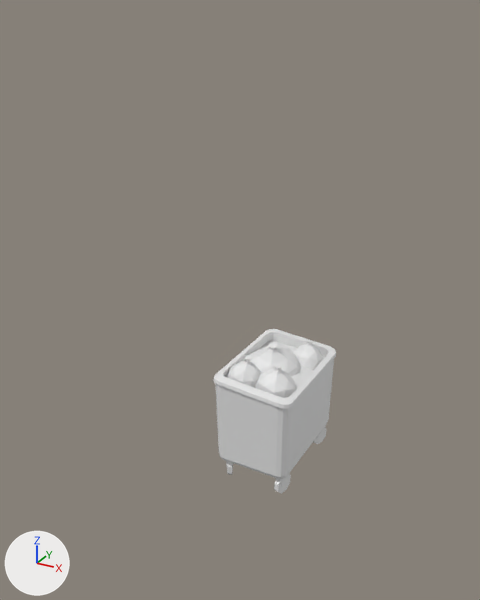
The Blender file LD46-DiscoViking/ld-46/Assets/Meshs/street_props_1.blend, before and after one commit.
Before and after are seen from a 50 mm camera at (5.69, -12.13, 8.87) aimed at (-0.11, -1.6, 3.6). Arrows for +X, +Y and +Z are at lower left; the lights stay in place.

In view in the first picture: 'GarbageBin'.
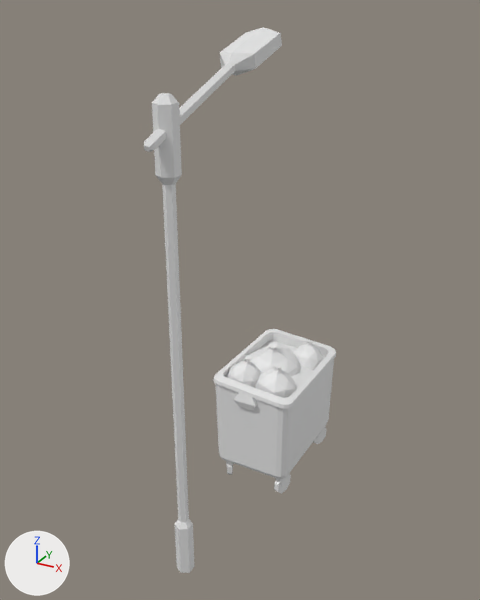
Commit message: Added streetlamp

Location of each change, [x1, y1, x2, y2] in pixels of the pictures (480 x 600 px):
'StreetLamp', added
    after: [144, 27, 282, 573]

What the commit changed:
Mesh me_cylinder_001 is new.
It has 84 vertices, 76 faces and spans x -0.34..0.34, y -0.53..3.29, z -1.16..8.56.
Object 'StreetLamp' (ob_streetlamp) is new; it shows me_cylinder_001.
Its location is (0.0, -4.0, 0.0).
